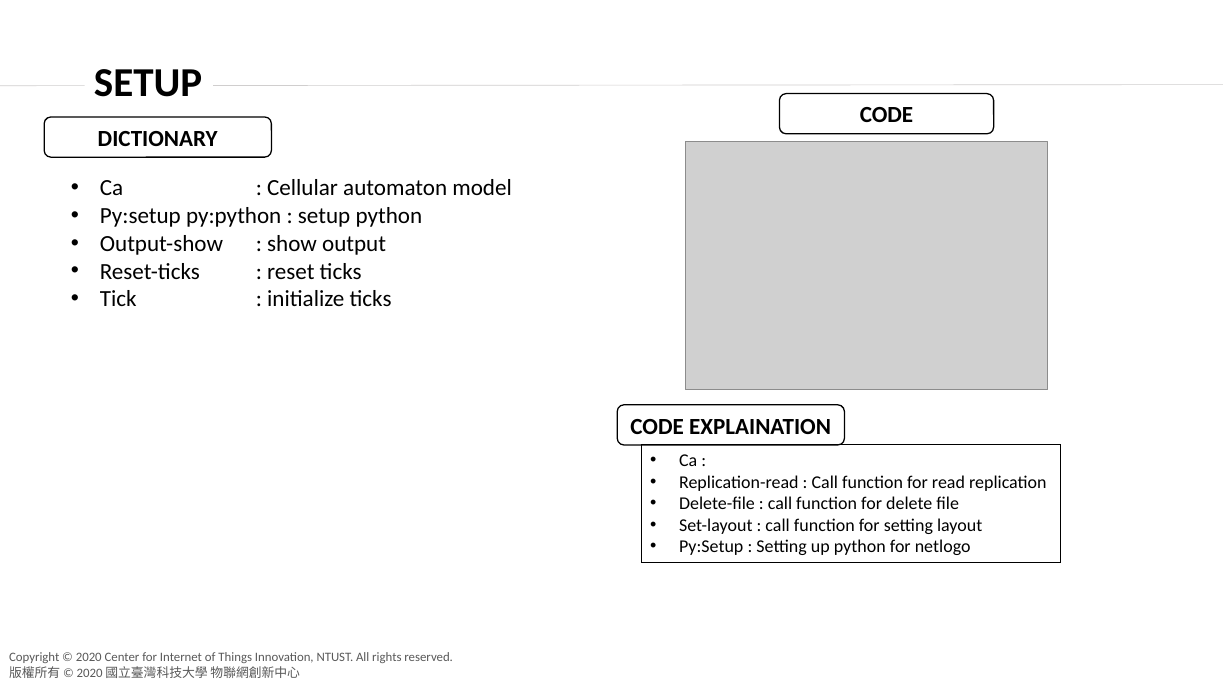
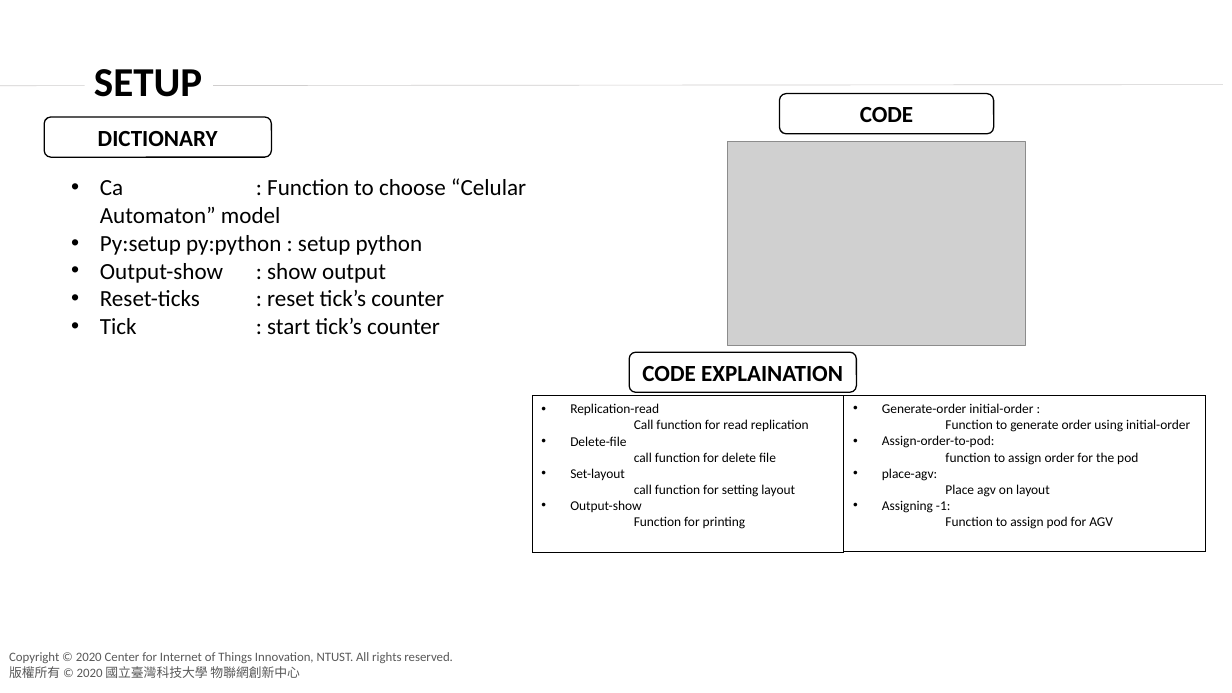
Before and after one commit to agnesyosephine/kiva, a slide deck: slide 4 of Tutorial/Code Learning-Ryanda.pptx. Drawn at 1232x693 pixels with LibreOffice and Linux fonts; fonts in the diff are those of the drawing; grey boxes stand for pictures; background and template pictures are left out. Boxes give left, top, right and bottom in pixels: in the first picture for what was removed or moved away, otherwise in the second. Text is boxed around its words. In the diff, an @@ line names an element or a change of style, - is before the commit and + after.

```diff
--- a/Tutorial/Code Learning-Ryanda.pptx
+++ b/Tutorial/Code Learning-Ryanda.pptx
@@ picture: place and size @@
-picture at [686,141,1049,390]
+picture at [727,141,1026,346]
@@ text at [100,178,526,223]: text changed @@
-• Ca : Cellular automaton model
+• Ca : Function to choose “Celular Automaton” model
@@ text at [100,290,444,334]: text changed @@
-• Reset-ticks : reset ticks
-• Tick : initialize ticks
+• Reset-ticks : reset tick’s counter
+• Tick : start tick’s counter
@@ rounded rectangle "CODE EXPLAINATION": place and size @@
-rounded rectangle "CODE EXPLAINATION" at [617,405,845,445]
+rounded rectangle "CODE EXPLAINATION" at [629,352,857,393]
@@ rectangle "Replication-read Call function for read ...": place and size @@
-rectangle "Replication-read Call function for read ..." at [641,445,1061,563]
+rectangle "Replication-read Call function for read ..." at [532,396,844,552]
@@ text in rectangle at [570,403,809,529]: text changed; size 14 to 10.5 pt @@
-• Ca :
-• Replication-read : Call function for read replication
-• Delete-file : call function for delete file
-• Set-layout : call function for setting layout
-• Py:Setup : Setting up python for netlogo
+• Replication-read
+  Call function for read replication
+• Delete-file
+  call function for delete file
+• Set-layout
+  call function for setting layout
+• Output-show
+  Function for printing
@@ rectangle added at [844,396,1205,552], outline #000000 0.75 pt, 10.5 pt, text #000000 @@
+• Generate-order initial-order :
+  Function to generate order using initial-order
+• Assign-order-to-pod:
+  function to assign order for the pod
+• place-agv:
+  Place agv on layout
+• Assigning -1:
+  Function to assign pod for AGV
```
Also in this commit, not shown: 5 other slides changed, 2 slides added.
